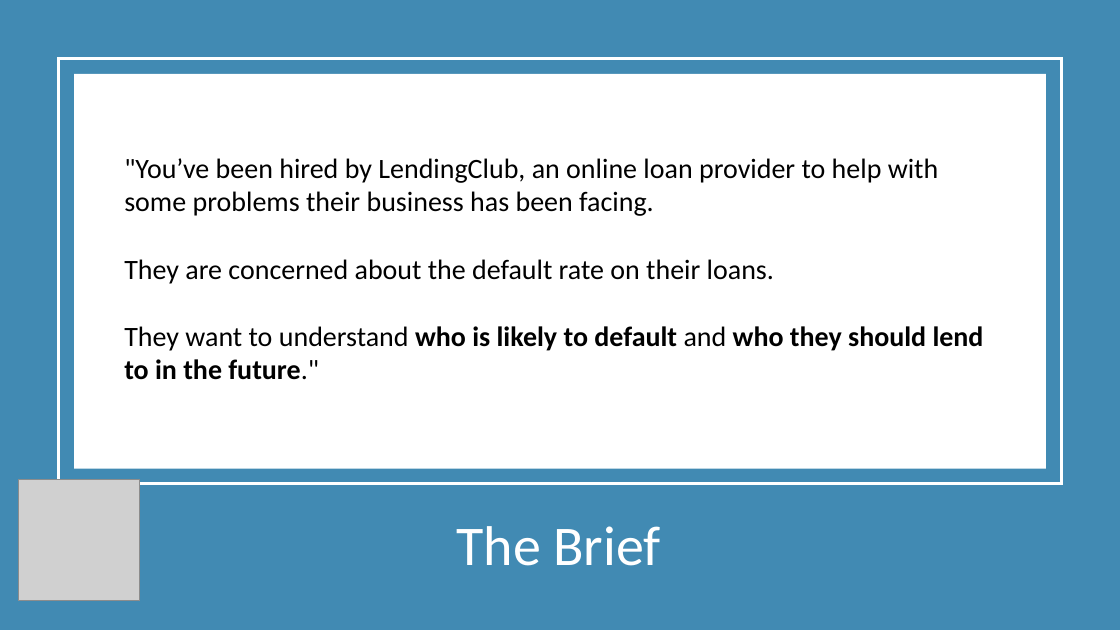
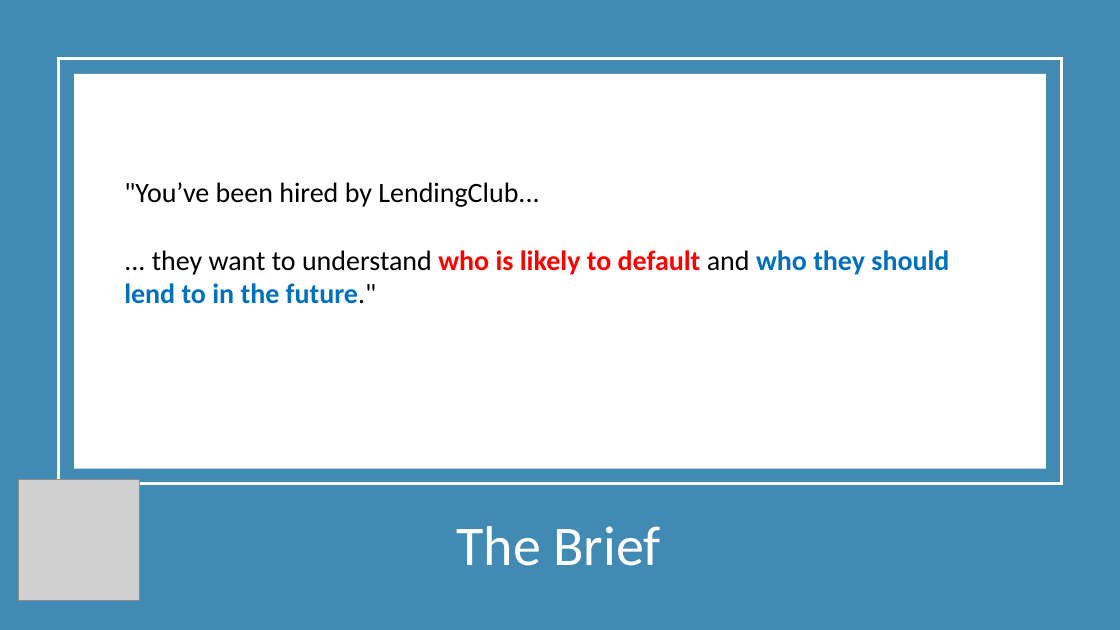
Before and after one commit to TomW49/final_proj_cc, a slide deck: slide 2 of documentation/loan_defaults_presentation.pptx. Drawn at 1120x630 pixels with LibreOffice and Linux fonts; fonts in the diff are those of the drawing; grey boxes stand for pictures. Boxes give left, top, right and bottom in pixels: in the first picture for what was removed or moved away, otherwise in the second. Text is boxed around its words. In the diff, an @@ line names an element or a change of style, - is before the commit and + after.

```diff
--- a/documentation/loan_defaults_presentation.pptx
+++ b/documentation/loan_defaults_presentation.pptx
@@ text at (124, 182, 949, 304): text changed @@
-"You’ve been hired by LendingClub, an online loan provider to help with some problems their business has been facing.
-They are concerned about the default rate on their loans.
-They want to understand who is likely to default and who they should lend to in the future."
+"You’ve been hired by LendingClub...
+... they want to understand who is likely to default and who they should lend to in the future."
```
Also in this commit, not shown: 5 other slides changed, 1 slide added, 1 slide removed.
